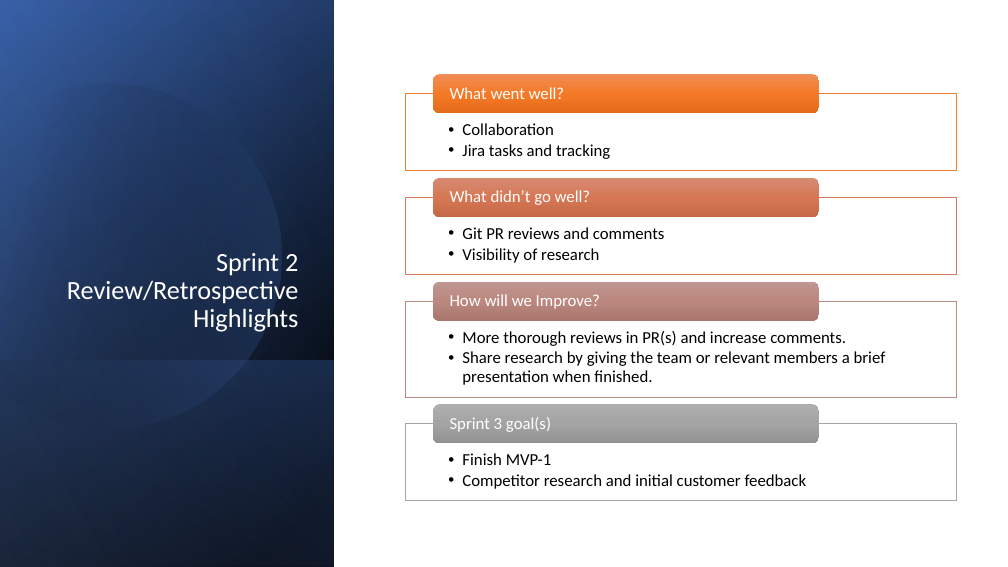
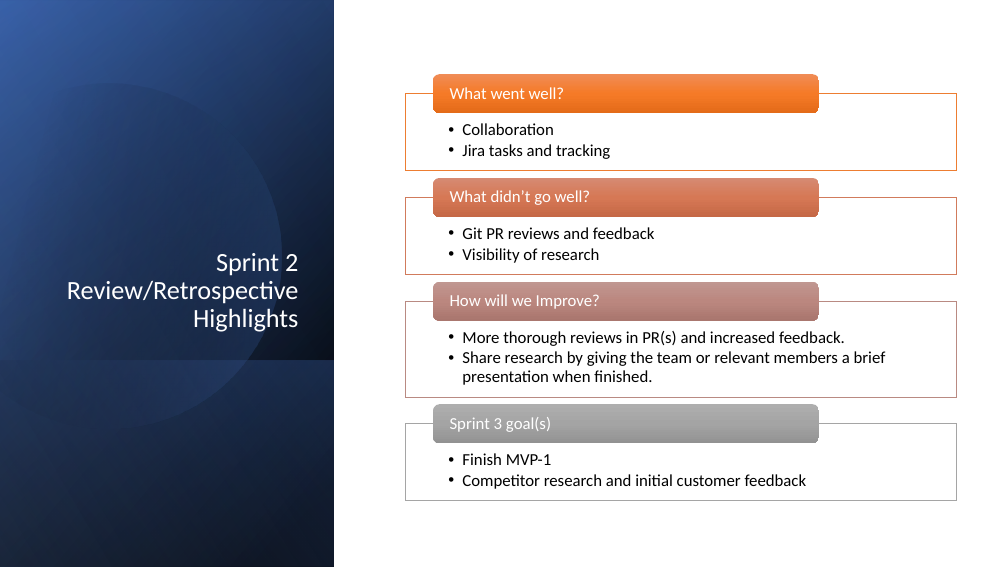
Before and after one commit to SeanMcCrossanTUD/TUD-Group-Project, a slide deck: slide 3 of Project supporting Artifacts/Friday Presentations/presentation_sprint_3.pptx. Drawn at 1008x567 pixels with LibreOffice and Linux fonts; fonts in the diff are those of the drawing. Boxes give left, top, right and bottom in pixels: in the first picture for what was removed or moved away, otherwise in the second. Text is boxed around its words. In the diff, an @@ line names an element or a change of style, - is before the commit and + after.

```diff
--- a/Project supporting Artifacts/Friday Presentations/presentation_sprint_3.pptx
+++ b/Project supporting Artifacts/Friday Presentations/presentation_sprint_3.pptx
@@ text at <box>462,227,655,239</box>: text changed @@
-  • Git PR reviews and comments
+  • Git PR reviews and feedback
@@ text at <box>462,331,845,346</box>: text changed @@
-  • More thorough reviews in PR(s) and increase comments.
+  • More thorough reviews in PR(s) and increased feedback.
```
Also in this commit, not shown: 2 other slides changed, 10 other files.
